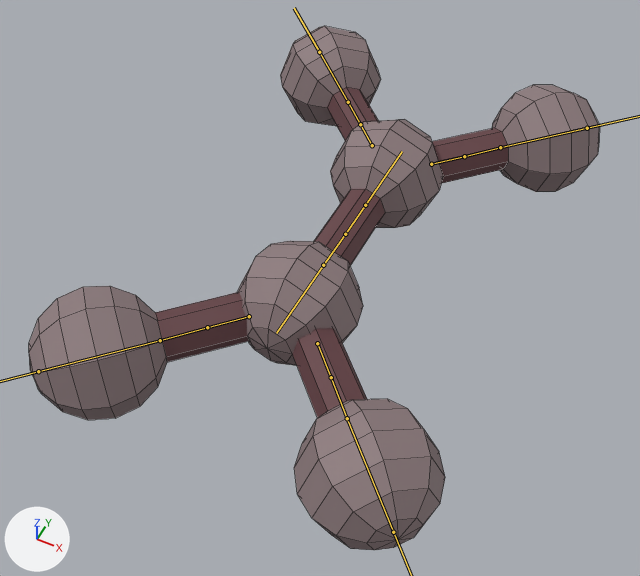
A saved change to the FBX model Assets/Models/Nocardia/Nocardia_Base.fbx.
Before and after are seen from a 50 mm camera at (4.31, -9.58, 10.38) aimed at (-0.07, -0.81, -0.58). The axes (+X, +Y, +Z) are drawn at lower left. The lights are the same throughout. The bones that bend it are drawn over the model as lines. Mesh edges are drawn as thin lines.

The first picture shows 'Nocardia'.
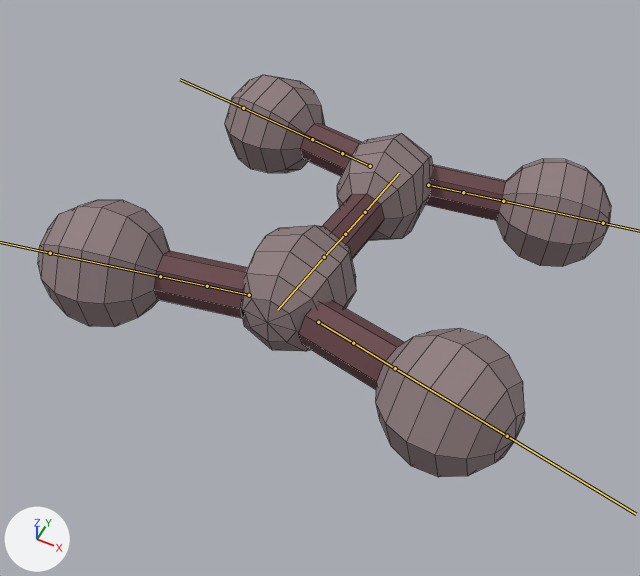
The newer file adds an action. The first version stands in its rest pose; the second is drawn at frame 19 of the action 'Armature|ArmatureAction'.

The edits, one by one:
Bone 'MidBottom' (bone_midbottom) turns from (0, 0, 0) to (-11, 0, 0) degrees about its own x, y and z.
Bone 'bot1.L.001' (bone_bot1_l_001) turns from (0, 0, 0) to (-22, 4, 22) degrees about its own x, y and z.
Bone 'bot1.L.002' (bone_bot1_l_002) turns from (0, 0, 0) to (22, 4, -22) degrees about its own x, y and z.
Bone 'MId.Top' (bone_mid_top) turns from (0, 0, 0) to (-12, 0, 0) degrees about its own x, y and z.
Bone 'top1.L' (bone_top1_l) turns from (0, 0, 0) to (24, 5, -24) degrees about its own x, y and z.
Bone 'top1.L.001' (bone_top1_l_001) turns from (0, 0, 0) to (-23, 5, 24) degrees about its own x, y and z.

Where the change shows, as pixel boxes [x1, y1, x2, y2] in the pictures (640 x 576 px):
'Nocardia', posed (23% shorter)
    before: [29, 26, 600, 550]
    after: [38, 75, 611, 477]
bone 'MidBottom', root to tip
    before: (345, 234) to (323, 265)
    after: (345, 234) to (324, 257)
bone 'bot1.L.001', root to tip
    before: (317, 343) to (331, 377)
    after: (318, 322) to (353, 343)
bone 'bot1.L.002', root to tip
    before: (249, 316) to (207, 327)
    after: (249, 295) to (207, 286)
bone 'MId.Top', root to tip
    before: (345, 234) to (365, 205)
    after: (345, 234) to (365, 212)
bone 'top1.L', root to tip
    before: (431, 164) to (464, 156)
    after: (428, 185) to (463, 192)
bone 'top1.L.001', root to tip
    before: (372, 145) to (360, 124)
    after: (370, 166) to (342, 153)
